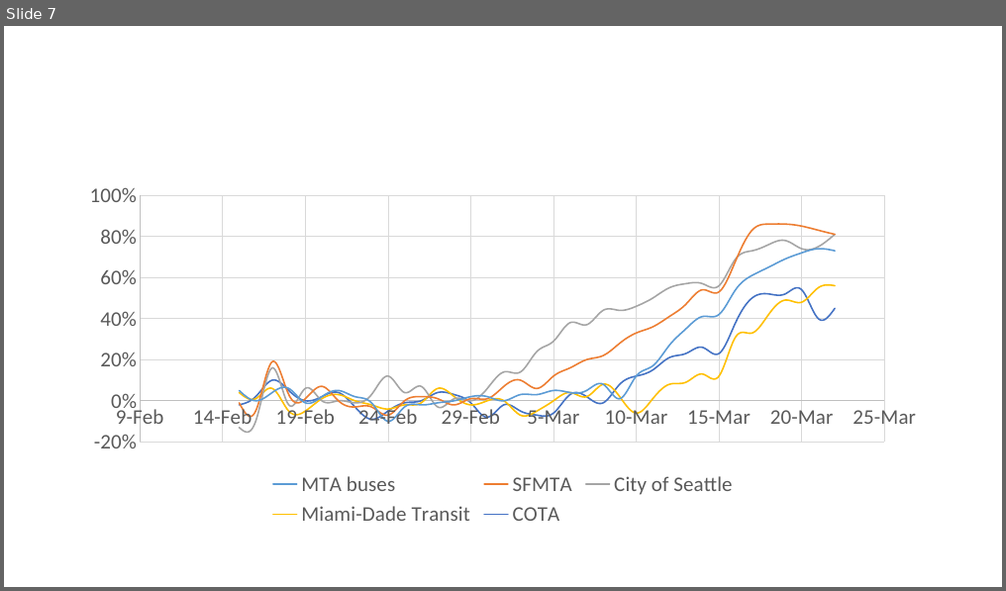
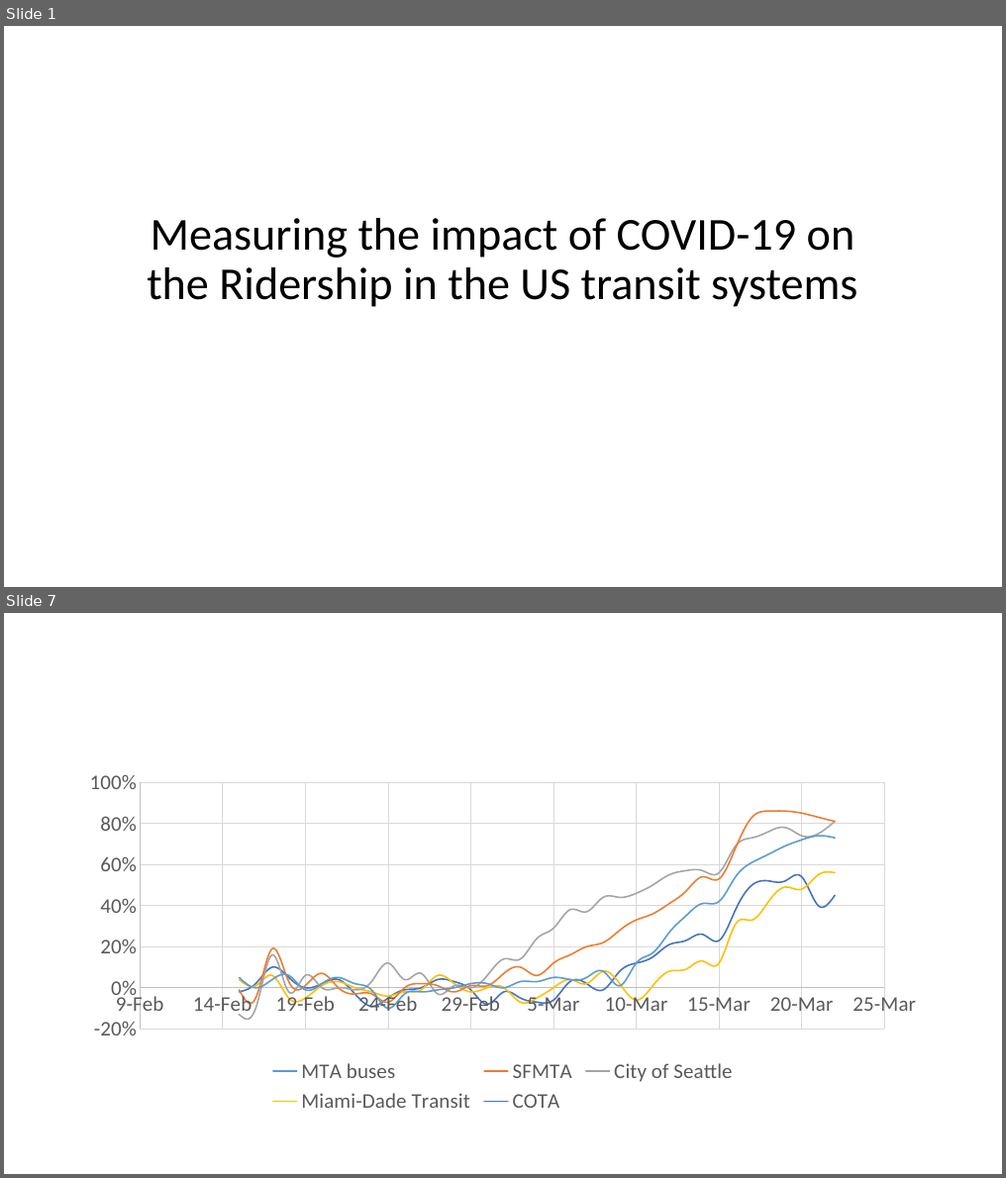
Before and after one commit to luyuliu/COVID-Transit-Demand, a slide deck: doc/pre_results.pptx. Shown one above the other, each under a label of ours: slide 7 before the commit, slides 1 and 7 after it; the slides between them are not shown. The pictures are 1006x591 and 1006x1178 pixels, drawn with LibreOffice and Linux fonts; fonts in the diff are those of the drawing. Boxes give left, top, right and bottom in pixels: in the first picture for what was removed or moved away, otherwise in the second. Text is boxed around its words. In the diff, an @@ line names an element or a change of style, - is before the commit and + after.

```diff
--- a/doc/pre_results.pptx
+++ b/doc/pre_results.pptx
@@ slide 1 added at box(4, 26, 1002, 587), background #FFFFFF @@
@@ title added at box(147, 218, 857, 307), 44 pt, text #000000 @@
+Measuring the impact of COVID-19 on the Ridership in the US transit systems
```
Also in this commit, not shown: 7 slides changed, 4 other slides added, 1 slide removed.
